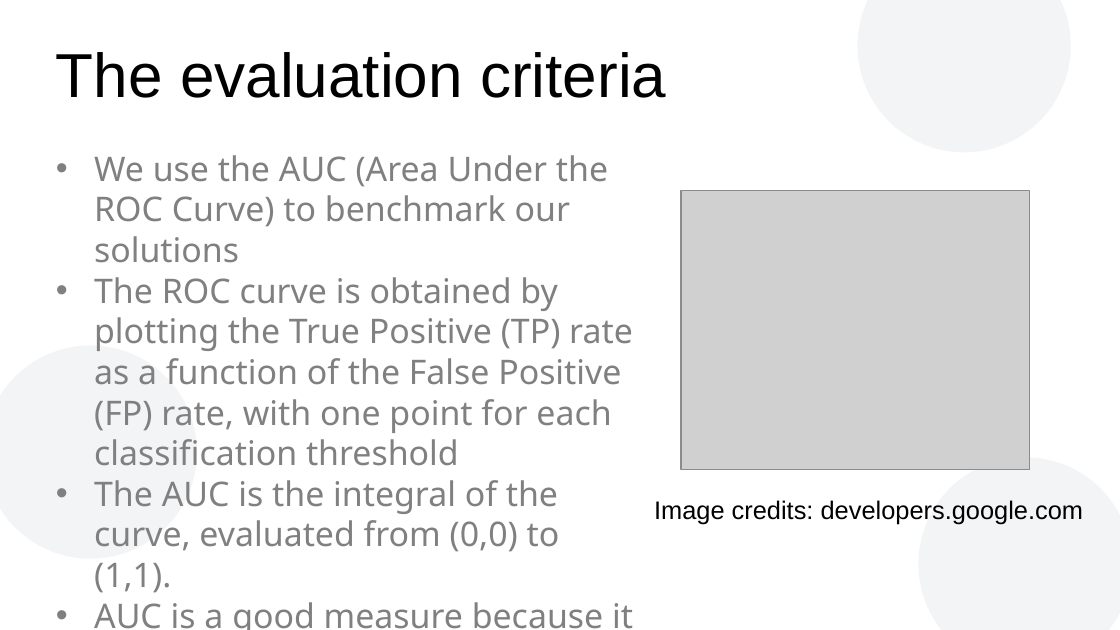
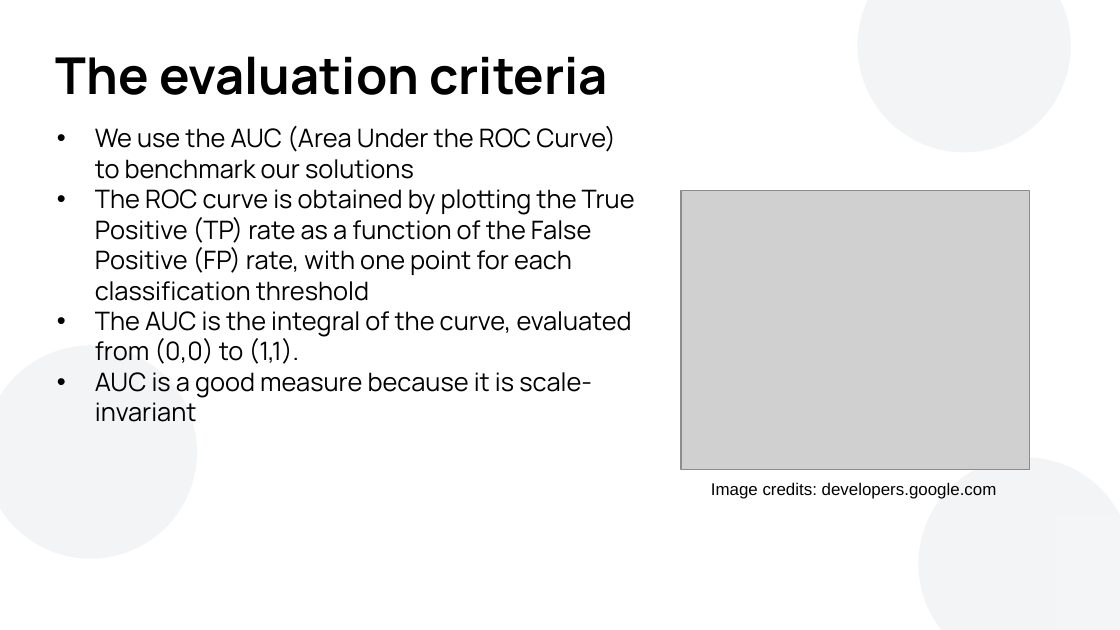
Before and after one commit to atfortes/Repeat-Buyers-Prediction, a slide deck: slide 7 of final_presentation.pptx. Drawn at 1120x630 pixels with LibreOffice and Linux fonts; fonts in the diff are those of the drawing; grey boxes stand for pictures; background and template pictures are left out. Boxes give left, top, right and bottom in pixels: in the first picture for what was removed or moved away, otherwise in the second. Text is boxed around its words. In the diff, an @@ line names an element or a change of style, - is before the commit and + after.

```diff
--- a/final_presentation.pptx
+++ b/final_presentation.pptx
@@ rectangle added at (0, 0, 124, 135), fill #FFFFFF, outline #FFFFFF 2 pt @@
@@ title "The evaluation criteria" at (56, 56, 608, 95): size 44 to 36 pt, font Arial to Manrope, bold on @@
@@ text "We use the AUC (Area ...": place and size @@
-text "We use the AUC (Area ..." at (94, 155, 633, 630)
+text "We use the AUC (Area ..." at (95, 126, 635, 422)
@@ text "We use the AUC (Area ..." at (95, 126, 635, 422): size 24 to 18 pt, font Noto Sans to Manrope, text colour #808080 to #000000 @@
@@ text "Image credits: developers.google.com": place and size @@
-text "Image credits: developers.google.com" at (654, 500, 1084, 524)
+text "Image credits: developers.google.com" at (711, 482, 997, 499)
@@ text "Image credits: developers.google.com" at (711, 482, 997, 499): size 18 to 12 pt @@
@@ rectangle added at (1058, 516, 1120, 630), fill #F3F5F7, outline #F3F5F7 2 pt @@
```
Also in this commit, not shown: 24 other slides changed, 1 slide added.
